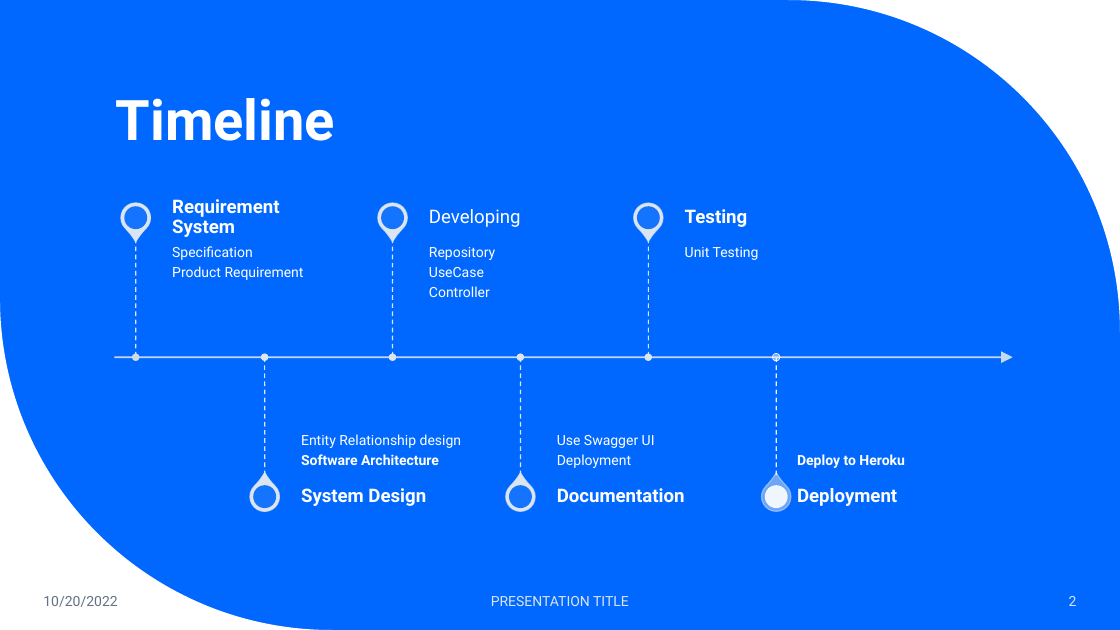
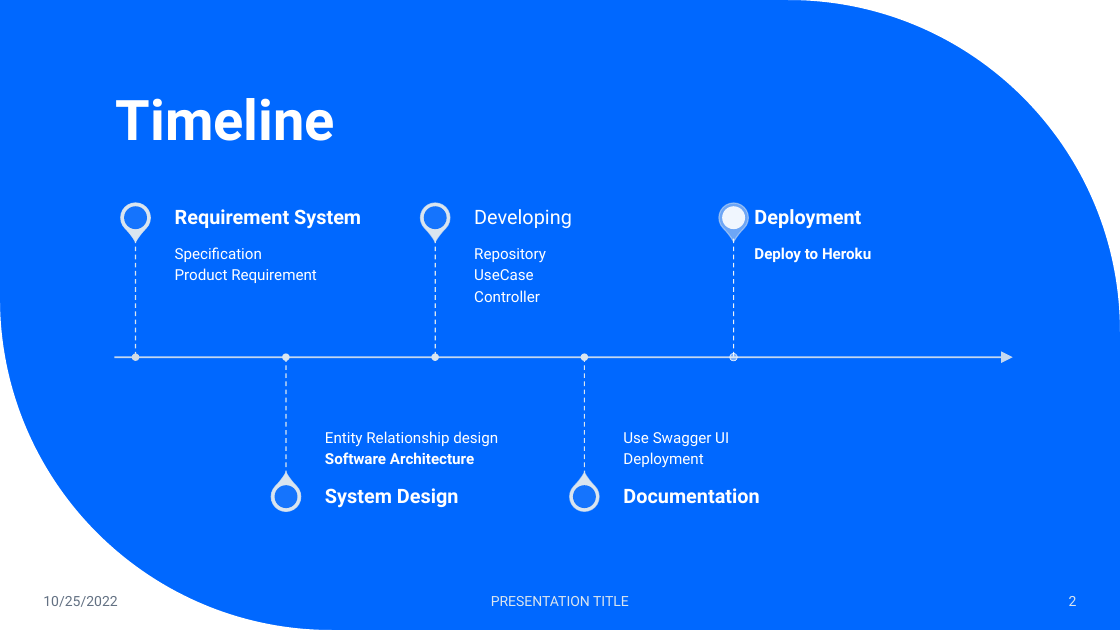
Before and after one commit to Theofilush/warung-makan, a slide deck: slide 2 of documentation/Aplikasi Warung Makan.pptx. Drawn at 1120x630 pixels with LibreOffice and Linux fonts; fonts in the diff are those of the drawing. Boxes give left, top, right and bottom in pixels: in the first picture for what was removed or moved away, otherwise in the second. Text is boxed around its words. In the diff, an @@ line names an element or a change of style, - is before the commit and + after.

Commit message:
update documentation

```diff
--- a/documentation/Aplikasi Warung Makan.pptx
+++ b/documentation/Aplikasi Warung Makan.pptx
@@ 1 line, 1 ellipse, 1 teardrop: place and size @@
-1 line, 1 ellipse, 1 teardrop at (372,197,414,361)
+1 line, 1 ellipse, 1 teardrop at (415,197,456,361)
@@ ellipse: place and size @@
-ellipse at (381,207,404,229)
+ellipse at (423,207,446,229)
@@ text "Developing": place and size @@
-text "Developing" at (429,209,521,227)
+text "Developing" at (474,209,572,228)
@@ 1 line, 1 ellipse, 1 teardrop: place and size @@
-1 line, 1 ellipse, 1 teardrop at (627,197,669,357)
+1 line, 1 ellipse, 1 teardrop at (713,197,755,357)
@@ teardrop at (713,197,755,239): fill #DAE5EF to #DAE5EF at 50% opacity @@
@@ ellipse at (723,207,745,229): fill #0068FF at 90% opacity to #FFFFFF at 90% opacity @@
@@ size 16 to 17 pt in 5 elements at (175,209,361,229), (325,488,459,508), (474,209,572,228), (623,488,759,504), (754,209,861,229) @@
@@ text "Deployment": place and size @@
-text "Deployment" at (797,488,897,506)
+text "Deployment" at (754,209,861,229)
@@ text "Repository": place and size @@
-text "Repository" at (429,247,495,297)
+text "Repository" at (474,248,546,302)
@@ line (734, 239) - (734, 357): stroke #DAE5EF 1 pt dashed to #EEF3F7 1 pt dashed @@
@@ text "Deploy to Heroku": place and size @@
-text "Deploy to Heroku" at (797,454,905,468)
+text "Deploy to Heroku" at (754,247,871,263)
@@ text "Deploy to Heroku" at (754,247,871,263): size 12 to 13 pt; vertical alignment bottom to top @@
@@ text "Entity Relationship design": place and size @@
-text "Entity Relationship design" at (301,434,461,465)
+text "Entity Relationship design" at (325,431,498,464)
@@ size 12 to 13 pt in 4 elements at (175,247,317,283), (325,431,498,464), (474,248,546,302), (623,432,729,468) @@
@@ text "Use Swagger UI": place and size @@
-text "Use Swagger UI" at (557,435,655,468)
+text "Use Swagger UI" at (623,432,729,468)
@@ ellipse: place and size @@
-ellipse at (773,354,781,361)
+ellipse at (730,354,738,361)
@@ group removed at (644,209,798,518): 2 texts, 2 ellipses, 1 teardrop, 1 line @@
-Unit Testing
-Testing
@@ 2 ellipses, 1 line, 1 teardrop: place and size @@
-2 ellipses, 1 line, 1 teardrop at (244,354,286,518)
+2 ellipses, 1 line, 1 teardrop at (265,354,307,518)
@@ text "System Design": place and size @@
-text "System Design" at (301,488,426,506)
+text "System Design" at (325,488,459,508)
@@ 2 ellipses, 1 line, 1 teardrop: place and size @@
-2 ellipses, 1 line, 1 teardrop at (500,354,541,518)
+2 ellipses, 1 line, 1 teardrop at (564,354,605,518)
@@ text "Documentation": place and size @@
-text "Documentation" at (557,488,685,503)
+text "Documentation" at (623,488,759,504)
@@ text at (43,596,117,607): text changed @@
-10/20/2022
+10/25/2022
```
Also in this commit, not shown: 11 other slides changed, 1 slide added.
